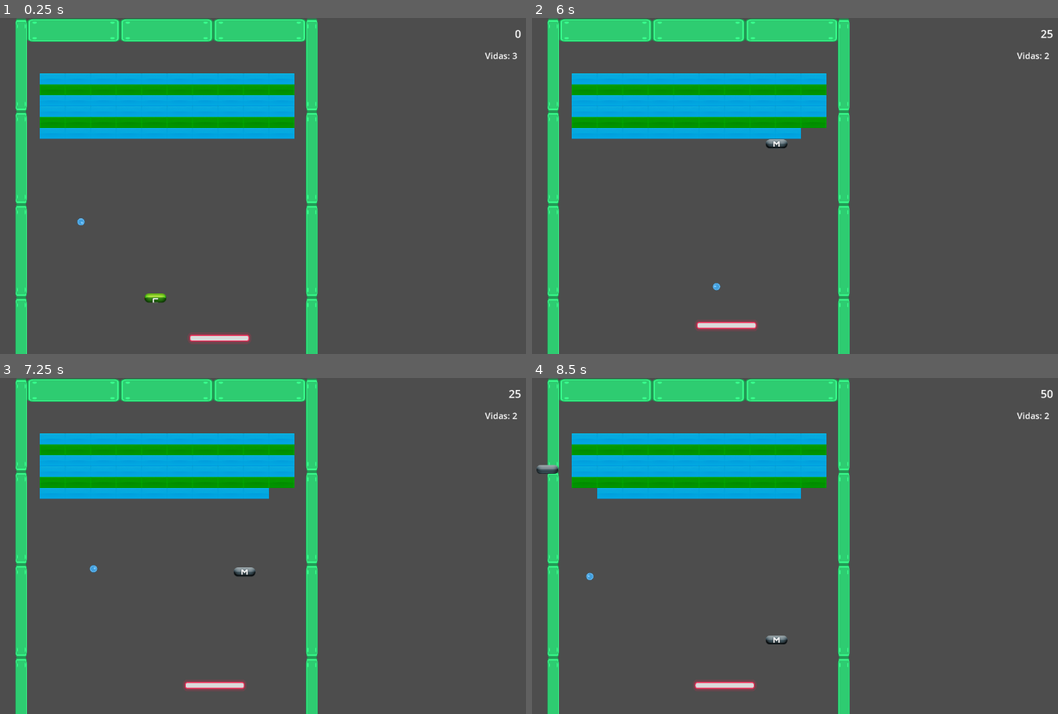
Above: before the commit, frames 1-4 (two rows, left to right).
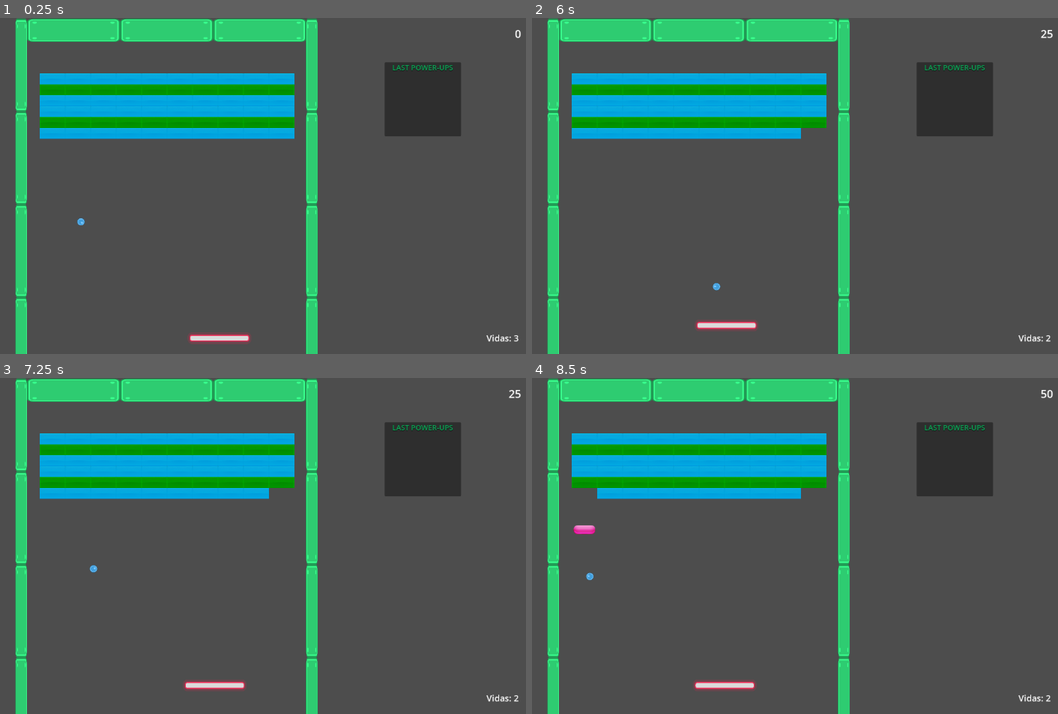
Above: after the commit, the same moments.

Repository: Asmatu-cell/godot.test.arkanoid-clon
Game: Godot game, scene res://Scenes/Niveles/nivel_0.tscn
Two runs of this game, one before a commit and one after it. Both use one fixed random seed, a clock stepped at 60 frames per second and the inputs below.
Inputs:
- Up to frame 1 (0.25 s): no input
- Up to frame 2 (6 s): tap Space (disparo) at 0.6, 2.85, 3.5, 5.1, 5.75 s; tap Left (lpad) at 1.35, 3.6, 5.85 s; tap Enter at 2, 4.25 s; tap Right (rpad) at 2.1, 4.35 s
- Up to frame 3 (7.25 s): tap Right (rpad) at 6.6 s
- Up to frame 4 (8.5 s): tap Space (disparo) at 7.35 s; tap Left (lpad) at 8.1 s

The runs differ from the first frame. In frame 1, 3.4% of the frame differs, in the area x 27-99%, y 10-97%; in frame 2, 3.4%; in frame 3, 3.4%; in frame 4, 3.6%, in the area x 0-99%, y 10-97%.

Commit message:
UI para últimos powerup. Mejoras UI.

Diff:
--- a/Scenes/Bloques/bloque_amarillo.gd
+++ b/Scenes/Bloques/bloque_amarillo.gd
@@ -1,6 +1,2 @@
 class_name bloqueAmarillo
 extends bloqueController
-
-# Called when the node enters the scene tree for the first time.
-func _ready() -> void:
-	pass # Replace with function body.
--- a/Scenes/Bloques/bloque_azul.gd
+++ b/Scenes/Bloques/bloque_azul.gd
@@ -1,6 +1,2 @@
 class_name bloqueAzul
 extends bloqueController
-
-# Called when the node enters the scene tree for the first time.
-func _ready() -> void:
-	pass # Replace with function body.
--- /dev/null
+++ b/Scenes/Niveles/LastPowerList.gd
@@ -0,0 +1,22 @@
+extends PanelContainer
+const V_BOX_POWER_UP_CONTAINER = preload("res://Ui/v_box_powerUpContainer.tscn")
+@onready var v_box_container: VBoxContainer = $VBoxContainer
+
+# Called when the node enters the scene tree for the first time.
+func _ready() -> void:
+	pass # Replace with function body.
+
+
+# Called every frame. 'delta' is the elapsed time since the previous frame.
+func _process(delta: float) -> void:
+	pass
+
+func add_item(item:PowerUp) -> void:
+	var power_up_item = V_BOX_POWER_UP_CONTAINER.instantiate()
+	power_up_item.initialize(item.get_texture(), item.powerUp.type)
+	v_box_container.add_child(power_up_item)
+	if v_box_container.get_child_count() > 4:
+		v_box_container.remove_child(v_box_container.get_child(1))
+
+func on_powerup_collected(item:PowerUp) :
+	add_item(item)
--- a/Scenes/Niveles/nivel_0.tscn
+++ b/Scenes/Niveles/nivel_0.tscn
@@ -6,11 +6,19 @@
 [ext_resource type="PackedScene" uid="uid://b7umm0epvhq0t" path="res://Scenes/pelota/pelota.tscn" id="4_lovy2"]
 [ext_resource type="PackedScene" uid="uid://dhe0aqb311uvx" path="res://Scenes/Bloques/bloque_amarillo.tscn" id="5_b17kn"]
 [ext_resource type="PackedScene" uid="uid://bqs2wamsewn58" path="res://Scenes/Bloques/bloque_azul.tscn" id="6_o068s"]
-[ext_resource type="PackedScene" uid="uid://dpsv18r1xkri5" path="res://Scenes/PowerUps/powerUp.tscn" id="7_o25am"]
+[ext_resource type="Script" path="res://Scenes/Niveles/LastPowerList.gd" id="8_8xn4h"]
 
 [sub_resource type="Theme" id="Theme_tekbb"]
 Label/font_sizes/font_size = 30
 Label/fonts/font = null
+
+[sub_resource type="LabelSettings" id="LabelSettings_tglsm"]
+font_size = 20
+font_color = Color(0.0745098, 0.627451, 0.341176, 1)
+outline_size = 1
+outline_color = Color(0.00224735, 0.438447, 0.208054, 1)
+shadow_color = Color(0, 0, 0, 1)
+shadow_offset = Vector2(0, 1)
 
 [node name="Nivel 0" type="Node2D"]
 metadata/_edit_lock_ = true
@@ -43,33 +51,39 @@
 
 [node name="Bloque Azul" parent="Bloques/Azules/Linea 1/Bloque Azul" instance=ExtResource("6_o068s")]
 position = Vector2(0, 150)
+POWER_UP_PROBABILITY = 0.2
 
 [node name="Bloque Azul2" parent="Bloques/Azules/Linea 1/Bloque Azul" instance=ExtResource("6_o068s")]
 position = Vector2(70, 150)
 
 [node name="Bloque Azul3" parent="Bloques/Azules/Linea 1/Bloque Azul" instance=ExtResource("6_o068s")]
 position = Vector2(140, 150)
+POWER_UP_PROBABILITY = 0.2
 
 [node name="Bloque Azul4" parent="Bloques/Azules/Linea 1/Bloque Azul" instance=ExtResource("6_o068s")]
 position = Vector2(210, 150)
+POWER_UP_PROBABILITY = 0.2
 
 [node name="Bloque Azul5" parent="Bloques/Azules/Linea 1/Bloque Azul" instance=ExtResource("6_o068s")]
 position = Vector2(280, 150)
 
 [node name="Bloque Azul6" parent="Bloques/Azules/Linea 1/Bloque Azul" instance=ExtResource("6_o068s")]
 position = Vector2(350, 150)
+POWER_UP_PROBABILITY = 0.2
 
 [node name="Bloque Azul7" parent="Bloques/Azules/Linea 1/Bloque Azul" instance=ExtResource("6_o068s")]
 position = Vector2(420, 150)
 
 [node name="Bloque Azul8" parent="Bloques/Azules/Linea 1/Bloque Azul" instance=ExtResource("6_o068s")]
 position = Vector2(490, 150)
+POWER_UP_PROBABILITY = 0.2
 
 [node name="Bloque Azul9" parent="Bloques/Azules/Linea 1/Bloque Azul" instance=ExtResource("6_o068s")]
 position = Vector2(560, 150)
 
 [node name="Bloque Azul10" parent="Bloques/Azules/Linea 1/Bloque Azul" instance=ExtResource("6_o068s")]
 position = Vector2(630, 150)
+POWER_UP_PROBABILITY = 0.2
 
 [node name="Bloque Azul2" parent="Bloques/Azules/Linea 1" instance=ExtResource("6_o068s")]
 position = Vector2(172, 166)
@@ -227,6 +241,17 @@
 
 [node name="Bloque Amarillo10" parent="Bloques/Amarillos/Linea 2" instance=ExtResource("5_b17kn")]
 position = Vector2(732, 286)
+
+[node name="Vidas" type="Label" parent="."]
+offset_left = 1204.0
+offset_top = 858.0
+offset_right = 1384.0
+offset_bottom = 902.0
+theme = SubResource("Theme_tekbb")
+theme_override_font_sizes/font_size = 24
+text = "Vidas: {life}"
+horizontal_alignment = 2
+vertical_alignment = 1
 
 [node name="Puntos" type="Label" parent="."]
 offset_left = 920.0
@@ -238,17 +263,30 @@
 horizontal_alignment = 2
 vertical_alignment = 3
 
-[node name="Vidas" type="Label" parent="."]
-offset_left = 1200.0
-offset_top = 80.0
-offset_right = 1380.0
-offset_bottom = 124.0
-theme = SubResource("Theme_tekbb")
-theme_override_font_sizes/font_size = 24
-text = "Vidas: {life}"
-horizontal_alignment = 2
-vertical_alignment = 1
-
-[node name="PowerUp" parent="." instance=ExtResource("7_o25am")]
-position = Vector2(385, 732)
-force_type = "Contact"
+[node name="Control" type="Control" parent="."]
+layout_mode = 3
+anchors_preset = 0
+offset_left = 1015.0
+offset_top = 120.0
+offset_right = 1225.0
+offset_bottom = 324.0
+
+[node name="LastPowerList" type="PanelContainer" parent="Control"]
+layout_mode = 1
+anchors_preset = 15
+anchor_right = 1.0
+anchor_bottom = 1.0
+grow_horizontal = 2
+grow_vertical = 2
+script = ExtResource("8_8xn4h")
+
+[node name="VBoxContainer" type="VBoxContainer" parent="Control/LastPowerList"]
+layout_mode = 2
+size_flags_stretch_ratio = 0.0
+
+[node name="Label" type="Label" parent="Control/LastPowerList/VBoxContainer"]
+layout_mode = 2
+text = "Last Power-Ups"
+label_settings = SubResource("LabelSettings_tglsm")
+horizontal_alignment = 1
+uppercase = true
--- a/Scenes/PowerUps/PowerUp.gd
+++ b/Scenes/PowerUps/PowerUp.gd
@@ -2,6 +2,7 @@
 extends Area2D
 
 const ESCENA_PELOTA = preload("res://Scenes/pelota/pelota.tscn")
+signal power_up_obtained(item:PowerUp)
 
 @export var force_type = ""
 
@@ -12,33 +13,40 @@
 	"Large": {
 		"type": "Large",
 		"speed": 150,
-		"scale": 1.5
+		"scale": 1.5,
+		"image_url": "res://Assets/powerups/simples/large.png"
 	},
 	"Small": {
 		"type": "Small",
 		"speed": 150,
-		"scale": 0.5
+		"scale": 0.5,
+		"image_url": "res://Assets/powerups/simples/small.png"
 	},
 	"ExtraLife": {
 		"type": "ExtraLife",
 		"animation": "Extra",
-		"speed": 150
+		"speed": 150,
+		"image_url": "res://Assets/powerups/simples/extra.png"
 	},
 	"Contact": {
 		"type": "Contact",
-		"speed": 150
+		"speed": 150,
+		"image_url": "res://Assets/powerups/simples/contact.png"
 	},
 	"Double": {
 		"type": "Double",
-		"speed": 150
+		"speed": 150,
+		"image_url": "res://Assets/powerups/simples/double.png"
 	},
 	"Fire": {
 		"type": "Fire",
-		"speed": 150
+		"speed": 150,
+		"image_url": "res://Assets/powerups/simples/fire.png"
 	},
 	"Metal": {
 		"type": "Metal",
-		"speed": 150
+		"speed": 150,
+		"image_url": "res://Assets/powerups/simples/metal.png"
 	}
 }
 
@@ -68,6 +76,7 @@
 	#print(body.name)
 	if body.name == "Tabla":  # Asegúrate de comparar con el nombre correcto del objeto principal
 		print("Power-up recogido!", powerUp)
+		power_up_obtained.emit(self)
 		GameController.points_add(150)
 		if GameController.modoDisparo && powerUp["type"] != "Fire":
 			GameController.modoDisparo = false
@@ -106,6 +115,11 @@
 
 	print("func set_animation: ", animation, newAnimation)
 	$PowerUpAnimation.animation = newAnimation
+
+func get_texture() -> CompressedTexture2D:
+	var image_path =  powerUp["image_url"]
+	var compressed_texture = load(image_path)  # Preload te garantiza que la textura se cargue como comprimida
+	return compressed_texture
 
 #######################
 ####	POWER UPS	###
--- a/Scenes/bloqueController.gd
+++ b/Scenes/bloqueController.gd
@@ -2,8 +2,11 @@
 class_name bloqueController
 
 signal hit
+signal power_up_created(powerup:PowerUp)
 
 const PowerUpClass = preload("res://Scenes/PowerUps/powerUp.tscn")
+@onready var last_power_list: PanelContainer = null
+
 
 var cooldown = 1
 var destroyed = false
@@ -11,11 +14,11 @@
 @export var SPRITE_FOLDER_BASE = "bloques"
 @export var SPRITE_BASE = "block-"
 @export var BLOCK_FOLDER = ""
-@export var POWER_UP_PROBABILITY: float = 0.25
+@export var POWER_UP_PROBABILITY: float = 0.2
 @export var POWER_UP_TYPE: String = ""
 
-
 func _ready() -> void:
+	last_power_list = get_tree().current_scene.find_children("LastPowerList").pick_random()
 	pass
 
 func _physics_process(delta):
@@ -37,9 +40,10 @@
 		destroy()
 	else:
 		$AudioHit.play()
-		var sprite = str("res://assets/" + SPRITE_FOLDER_BASE + "/" + BLOCK_FOLDER + "/", SPRITE_BASE + str(hits), ".png")
+		var sprite = str("res://Assets/" + SPRITE_FOLDER_BASE + "/" + BLOCK_FOLDER + "/", SPRITE_BASE + str(hits), ".png")
 		if (sprite):
-			get_node("Sprite2D").texture = load(sprite)
+			var texture = ResourceLoader.load(sprite)
+			get_node("Sprite2D").texture = texture
 
 	pass # Replace with function body.
 
@@ -59,5 +63,7 @@
 
 func create_power_up():
 	var power_up:PowerUp = PowerUpClass.instantiate()
-	power_up.position = position
+	power_up.position = global_position
+	power_up_created.emit(power_up)
+	power_up.connect("power_up_obtained",Callable(last_power_list, "on_powerup_collected"))
 	get_tree().current_scene.add_child(power_up)
--- /dev/null
+++ b/Ui/v_box_powerUpContainer.gd
@@ -0,0 +1,7 @@
+class_name vBoxContainerPowerUp extends Panel
+
+
+func initialize (texture:CompressedTexture2D, name:String):
+	$TextureRect.texture = texture
+	$Label.text = name
+	pass
--- /dev/null
+++ b/Ui/v_box_powerUpContainer.tscn
@@ -0,0 +1,47 @@
+[gd_scene load_steps=5 format=3 uid="uid://dp78noj6cujwu"]
+
+[ext_resource type="Script" path="res://Ui/v_box_powerUpContainer.gd" id="1_7nm5o"]
+[ext_resource type="Texture2D" uid="uid://cud5xdt66phtw" path="res://Assets/kenney_rolling-ball-assets/PNG/Default/background_brown.png" id="1_k7txm"]
+[ext_resource type="Texture2D" uid="uid://gn1b2yhlein6" path="res://Assets/powerups/simples/contact.png" id="2_jhte7"]
+
+[sub_resource type="LabelSettings" id="LabelSettings_sj6nh"]
+line_spacing = 2.0
+font_size = 12
+shadow_size = 2
+
+[node name="VBoxContainerPowerUp" type="Panel"]
+custom_minimum_size = Vector2(100, 45)
+script = ExtResource("1_7nm5o")
+
+[node name="NinePatchRect" type="NinePatchRect" parent="."]
+visible = false
+layout_mode = 1
+anchors_preset = 15
+anchor_right = 1.0
+anchor_bottom = 1.0
+grow_horizontal = 2
+grow_vertical = 2
+texture = ExtResource("1_k7txm")
+
+[node name="TextureRect" type="TextureRect" parent="."]
+layout_mode = 1
+anchors_preset = 10
+anchor_right = 1.0
+offset_bottom = 25.0
+grow_horizontal = 2
+texture = ExtResource("2_jhte7")
+stretch_mode = 5
+
+[node name="Label" type="Label" parent="."]
+layout_mode = 1
+anchors_preset = 12
+anchor_top = 1.0
+anchor_right = 1.0
+anchor_bottom = 1.0
+offset_top = -16.0
+offset_bottom = 1.0
+grow_horizontal = 2
+grow_vertical = 0
+text = "Metal"
+label_settings = SubResource("LabelSettings_sj6nh")
+horizontal_alignment = 1
Binary file added: Assets/powerups/simples/contact.png
Not shown, added: Assets/powerups/simples/contact.png.import
Binary file added: Assets/powerups/simples/double.png
Not shown, added: Assets/powerups/simples/double.png.import
Binary file added: Assets/powerups/simples/extra.png
Not shown, added: Assets/powerups/simples/extra.png.import
Binary file added: Assets/powerups/simples/fire.png
Not shown, added: Assets/powerups/simples/fire.png.import
Binary file added: Assets/powerups/simples/large.png
Not shown, added: Assets/powerups/simples/large.png.import
Binary file added: Assets/powerups/simples/metal.png
Not shown, added: Assets/powerups/simples/metal.png.import
(and 3 more such lines)
